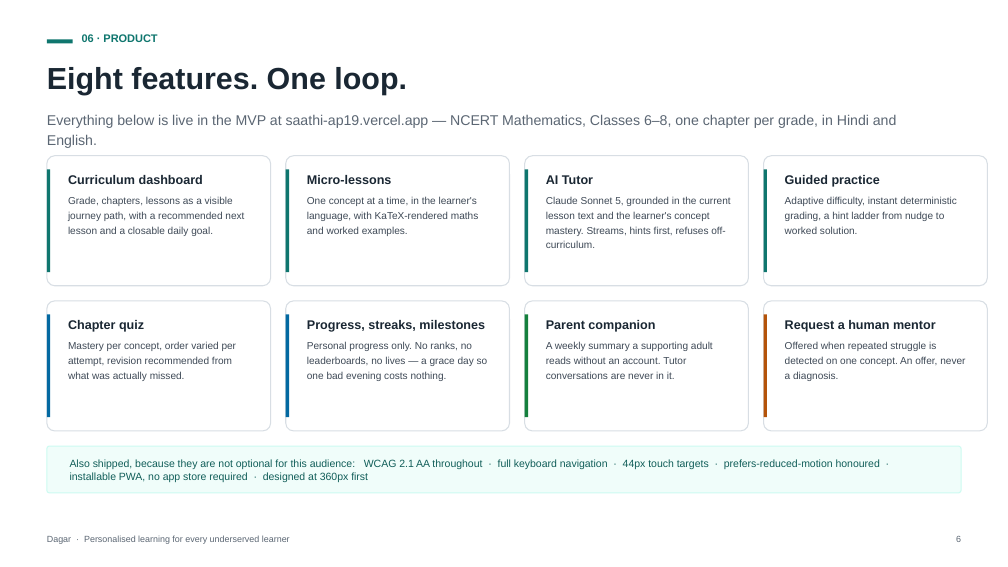
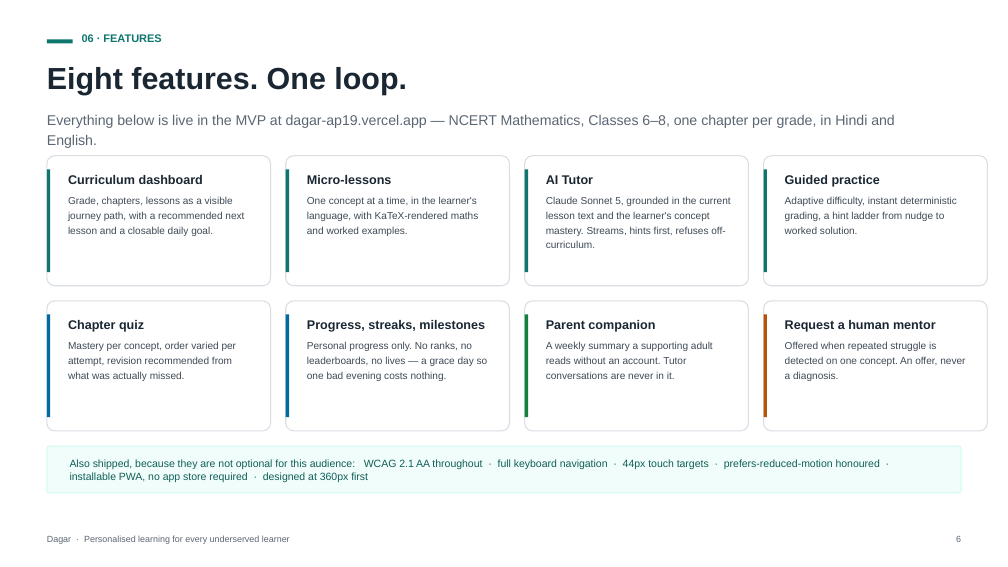
Before and after one commit to ap9650/dagar, a slide deck: slide 7 of docs/deck/Dagar-Pitch-Deck.pptx. Drawn at 1008x567 pixels with LibreOffice and Linux fonts; fonts in the diff are those of the drawing. Boxes give left, top, right and bottom in pixels: in the first picture for what was removed or moved away, otherwise in the second. Text is boxed around its words. In the diff, an @@ line names an element or a change of style, - is before the commit and + after.

Commit message:
feat(submission): the deck now shows the product, and two PDFs to hand in
Six slides described this app and none of them showed it. A judge reading
"guided practice with pictorial input" had to take our word for it.

New slide 7: five real screenshots at 360px — the journey path, an
interactive lesson step, a pictorial question, the Class 8 balance, and
the Hindi dashboard. Captured by `npm run deck:shots`, which signs in as
the demo learner and walks to each screen, so they cannot drift from what
ships. Nothing is composited.

`npm run deck:pdf` produces both submission PDFs without PowerPoint or
LibreOffice, neither of which is on this machine: the deck through the
existing Quick Look renderer at its own 13.333x7.5in, the how-doc from
its MARKDOWN through headless Chromium. Building the how-doc from the
markdown rather than the .docx means the PDF and the Word file cannot
disagree about a document meant to be the same one.

Three things the screenshots found that reading could not:

- A balance authored `{ xs: 3, n: 0 }` drew a real block labelled "0"
  sitting on the pan — a fourth object with a value, in a picture whose
  whole job is that objects have weight. Zero is the absence of a thing.
  Fixed in `layoutPan` with a test, so no author can reintroduce it.

- `docs/architecture.png` still said "Saathi Learning Experience". The
  generator had been renamed; it writes to the working directory, so the
  new diagram landed beside the script and the deck went on embedding the
  old one. Now writes to docs/.

- The deck cover and the how-doc title page still glossed the name as
  "साथी · companion". Dagar is the trail.

Also: the Vercel URL on both artefacts, `preview-deck.py` reading the
slide list from the deck instead of its own stale copy, `devIndicators`
off (the badge sits on the primary action at 360px), and demo:data no
longer printing a password that is already in .env.local — plus the nine
throwaway account prefixes it never knew to purge.

1038 unit + integration green, typecheck and lint clean.

```diff
--- a/docs/deck/Dagar-Pitch-Deck.pptx
+++ b/docs/deck/Dagar-Pitch-Deck.pptx
@@ text at <box>82,34,161,42</box>: text changed @@
-06 · PRODUCT
+06 · FEATURES
@@ text at <box>47,114,895,148</box>: text changed @@
-Everything below is live in the MVP at saathi-ap19.vercel.app — NCERT Mathematics, Classes 6–8, one chapter per grade, in Hindi and English.
+Everything below is live in the MVP at dagar-ap19.vercel.app — NCERT Mathematics, Classes 6–8, one chapter per grade, in Hindi and English.
```
Also in this commit, not shown: 8 other slides changed, 1 slide added, 25 other files.
